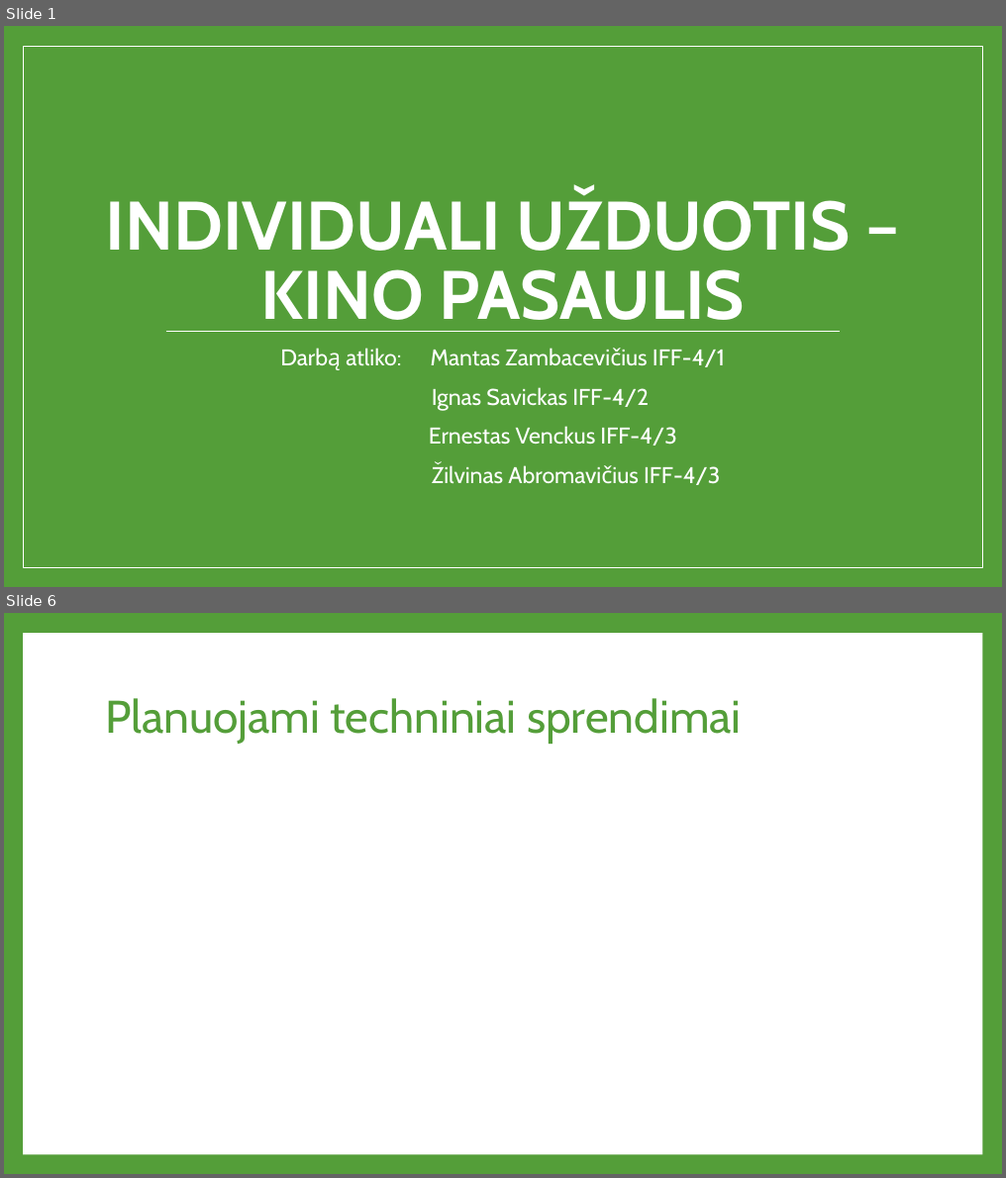
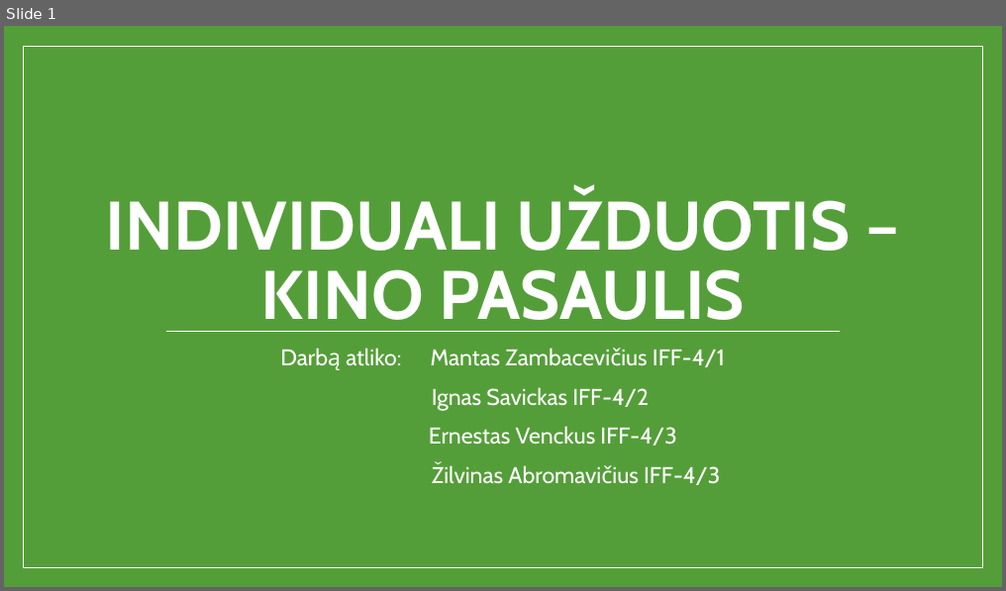
Before and after one commit to ZilvinasAbr/KinoPasaulis, a slide deck: UML/Pristatymas.pptx. Shown one above the other, each under a label of ours: slides 1 and 6 before the commit, slide 1 after it; the slides between them are not shown. The pictures are 1006x1178 and 1006x591 pixels, drawn with LibreOffice and Linux fonts; fonts in the diff are those of the drawing. Boxes give left, top, right and bottom in pixels: in the first picture for what was removed or moved away, otherwise in the second. Text is boxed around its words. In the diff, an @@ line names an element or a change of style, - is before the commit and + after.

```diff
--- a/UML/Pristatymas.pptx
+++ b/UML/Pristatymas.pptx
@@ slide 6 removed at [4, 613, 1002, 1174], background #549E39 @@
@@ rectangle removed at [23, 633, 982, 1155] @@
@@ title removed at [105, 698, 741, 744] @@
-Planuojami techniniai sprendimai
```
Also in this commit, not shown: 6 slides changed, 1 slide added.
